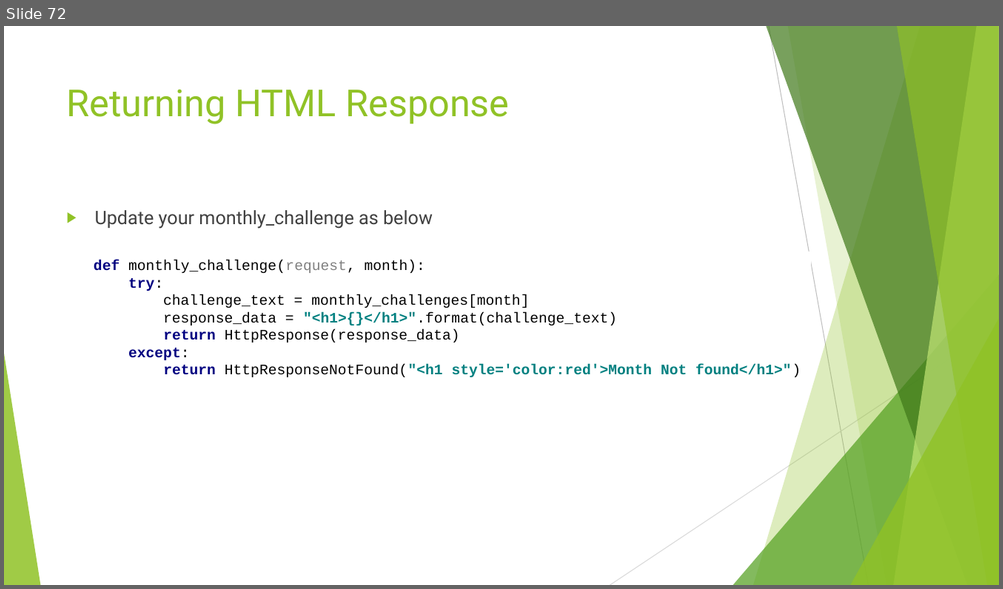
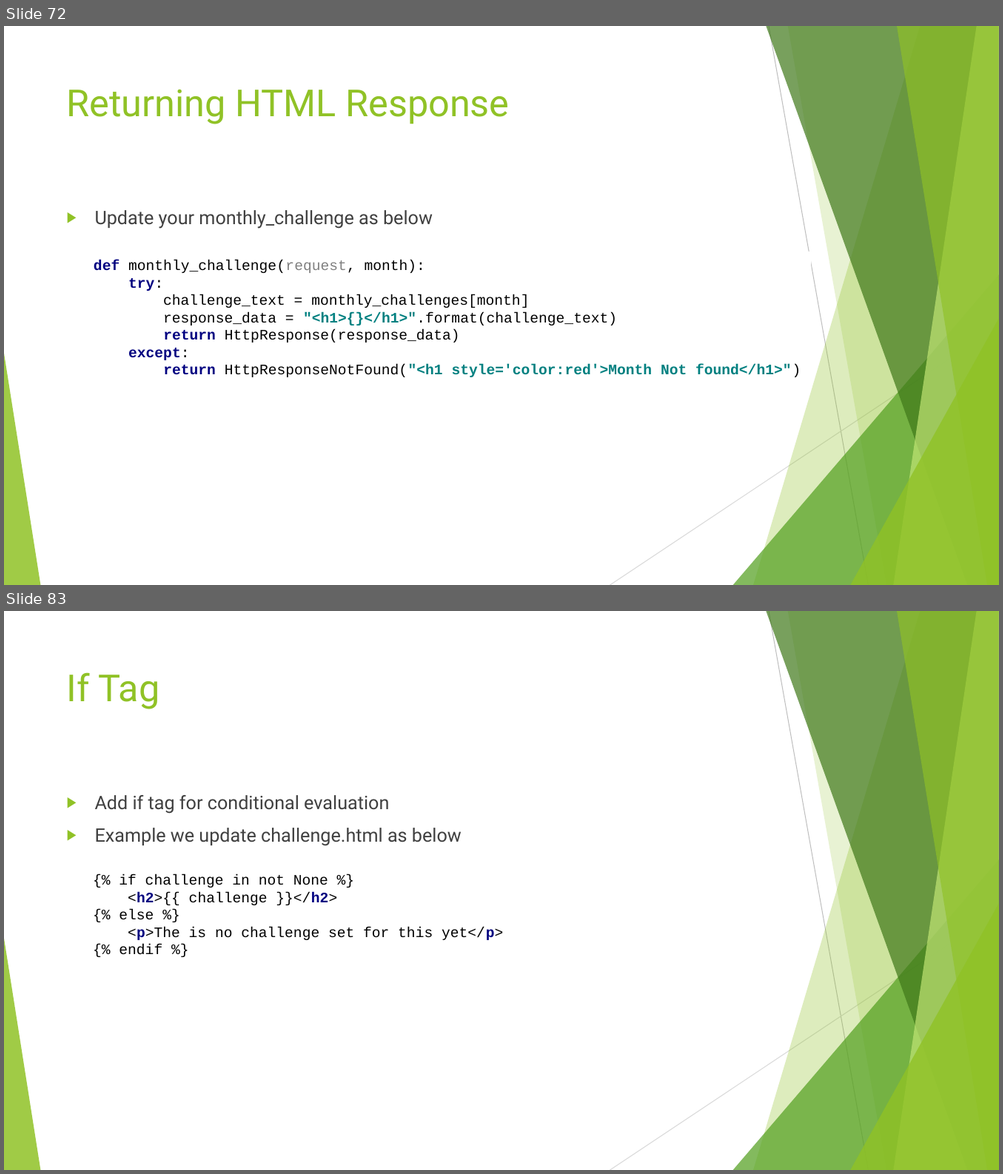
Before and after one commit to edyoda/PD-281220-Session-Code, a slide deck: Django EdYoda.pptx. Shown one above the other, each under a label of ours: slide 72 before the commit, slides 72 and 83 after it; the slides between them are not shown. The pictures are 1003x589 and 1003x1174 pixels, drawn with LibreOffice and Linux fonts; fonts in the diff are those of the drawing. Boxes give left, top, right and bottom in pixels: in the first picture for what was removed or moved away, otherwise in the second. Text is boxed around its words. In the diff, an @@ line names an element or a change of style, - is before the commit and + after.

```diff
--- a/Django EdYoda.pptx
+++ b/Django EdYoda.pptx
@@ slide 83 added at [4,611,999,1170], background #FFFFFF; not listed: 10 template elements that a slide beside it also shows @@
@@ title added at [67,672,159,709], 36 pt, text #90C226 @@
+If Tag
@@ text added at [95,795,461,846], 18 pt, text #404040 @@
+▶ Add if tag for conditional evaluation
+▶ Example we update challenge.html as below
@@ text added at [119,874,503,955], 14 pt, text #000000 @@
+{% if challenge in not None %}
+<h2>{{ challenge }}</h2>
+{% else %}
+<p>The is no challenge set for this yet</p>
+{% endif %}
```
Also in this commit, not shown: 12 other slides added, 18 other files.
